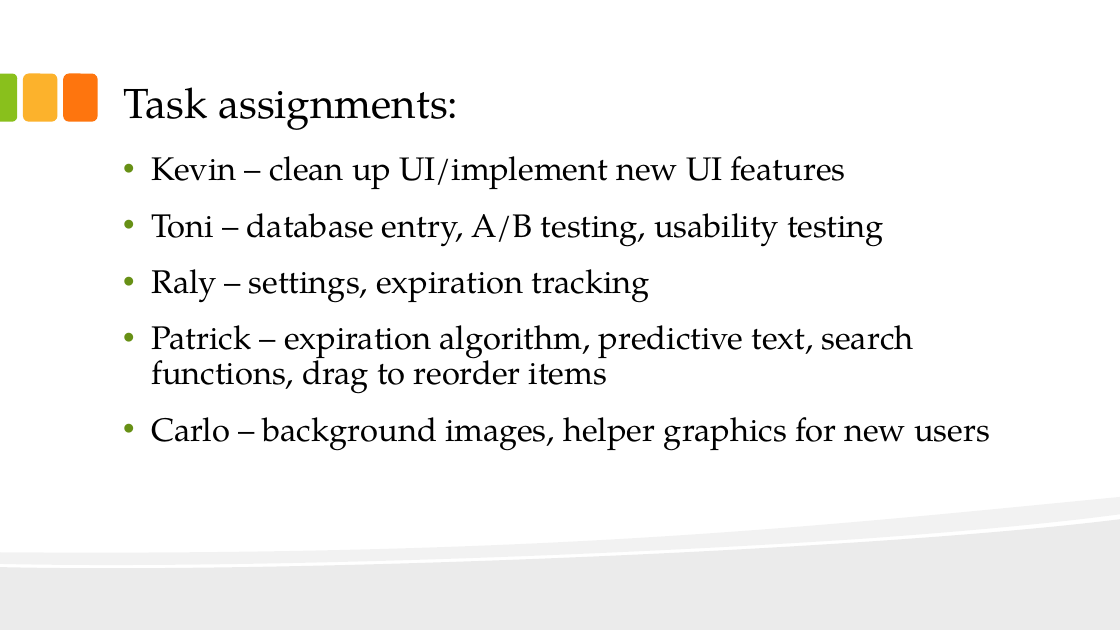
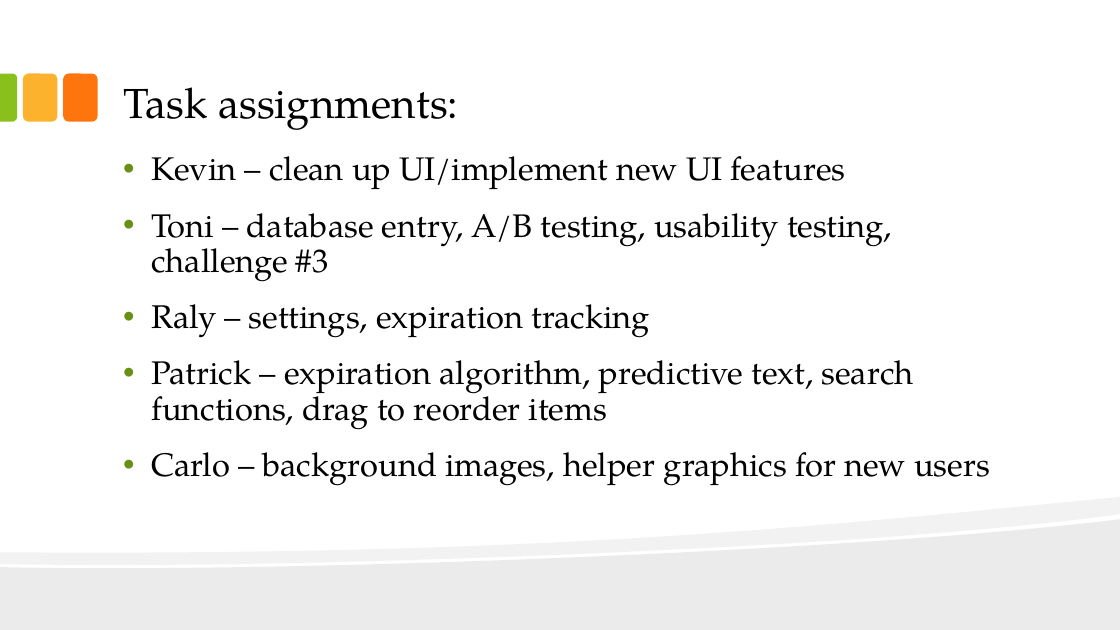
Before and after one commit to pclundaahl/grocerybuddy, a slide deck: slide 7 of Team Docs/Sprint 3 Planning Presentation.pptx. Drawn at 1120x630 pixels with LibreOffice and Linux fonts; fonts in the diff are those of the drawing. Boxes give left, top, right and bottom in pixels: in the first picture for what was removed or moved away, otherwise in the second. Text is boxed around its words. In the diff, an @@ line names an element or a change of style, - is before the commit and + after.

```diff
--- a/Team Docs/Sprint 3 Planning Presentation.pptx
+++ b/Team Docs/Sprint 3 Planning Presentation.pptx
@@ text at (151, 213, 892, 282): text changed @@
-• Toni – database entry, A/B testing, usability testing
+• Toni – database entry, A/B testing, usability testing, challenge #3
```
